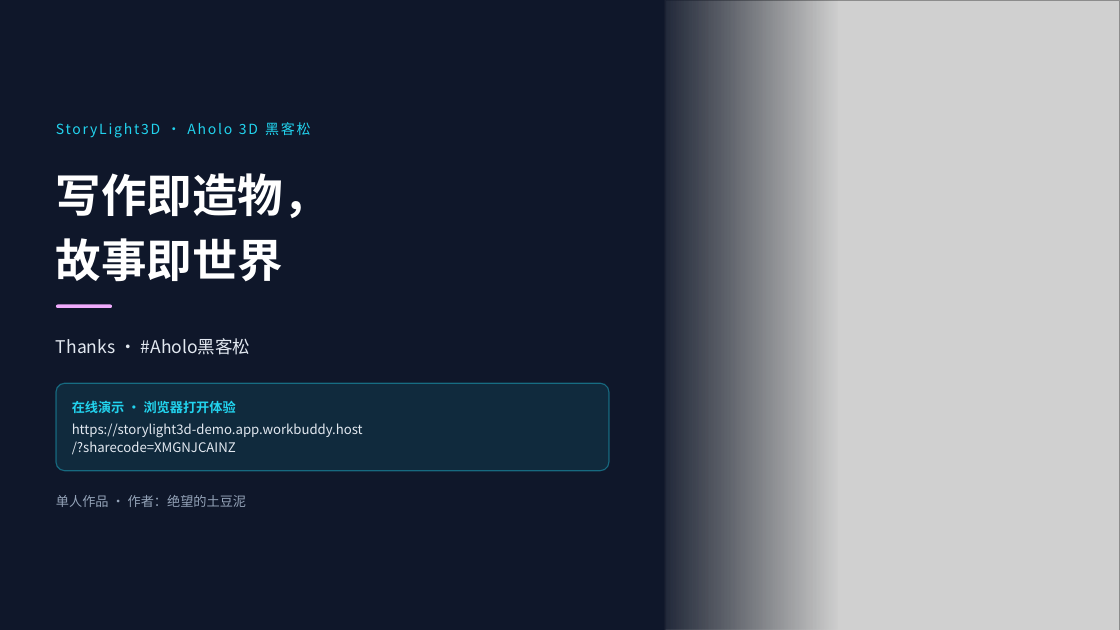
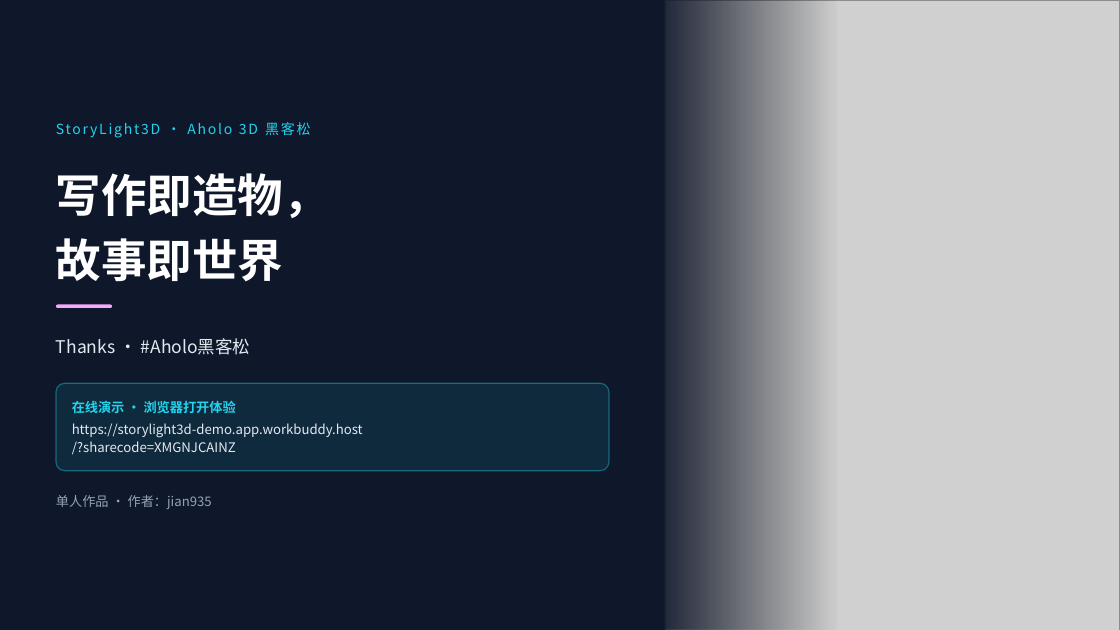
Before and after one commit to jian935/storylight3d, a slide deck: slide 12 of report/StoryLight3D-项目报告书/StoryLight3D-项目报告书-final.pptx. Drawn at 1120x630 pixels with LibreOffice and Linux fonts; fonts in the diff are those of the drawing; grey boxes stand for pictures. Boxes give left, top, right and bottom in pixels: in the first picture for what was removed or moved away, otherwise in the second. Text is boxed around its words. In the diff, an @@ line names an element or a change of style, - is before the commit and + after.

Commit message:
署名统一为 jian935：README/LICENSE/作品集页/文档/报告书第12页
- README 首行作者与文末版权行
- LICENSE 版权持有者
- portfolio/source.html + index.html 页脚
- docs/portfolio 产品叙事、docs/submission-pack 团队行
- deliverables/发布文案 署名
- 报告书 final.pptx 第12页「单人作品 · 作者」（直接改 XML，保持版式不变）与 slides/12.slide 源文件

```diff
--- a/report/StoryLight3D-项目报告书/StoryLight3D-项目报告书-final.pptx
+++ b/report/StoryLight3D-项目报告书/StoryLight3D-项目报告书-final.pptx
@@ text at (x1=56, y1=495, x2=212, y2=509): text changed @@
-单人作品 · 作者：绝望的土豆泥
+单人作品 · 作者：jian935
```
Also in this commit, not shown: 8 other files.
